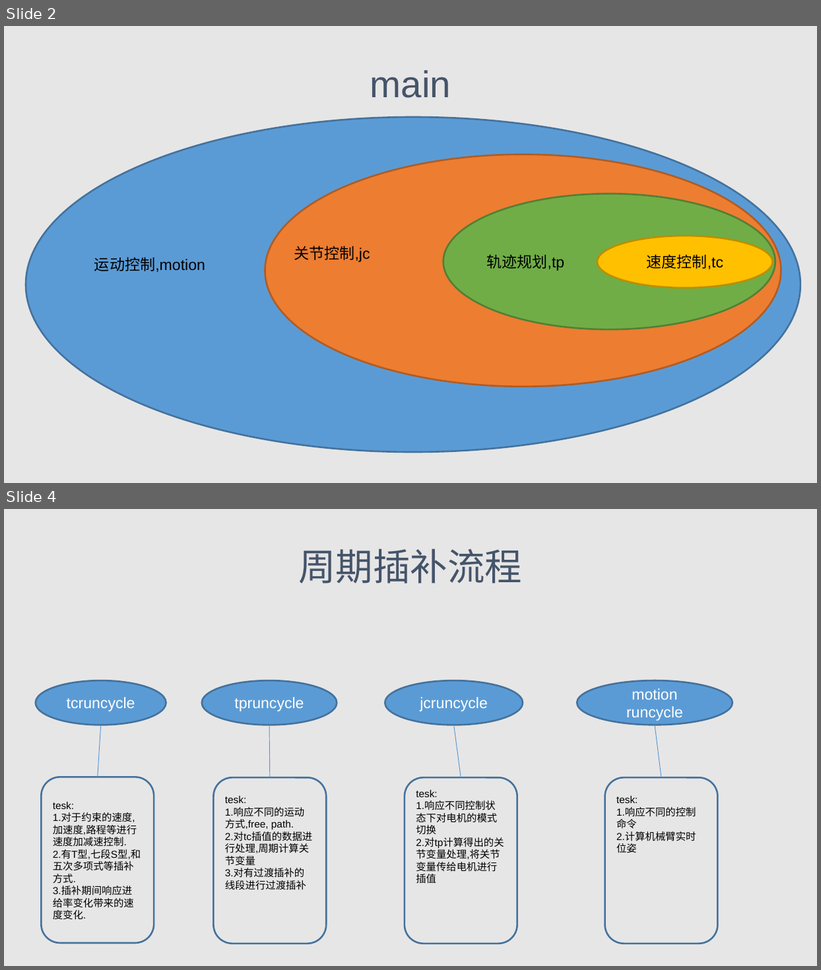
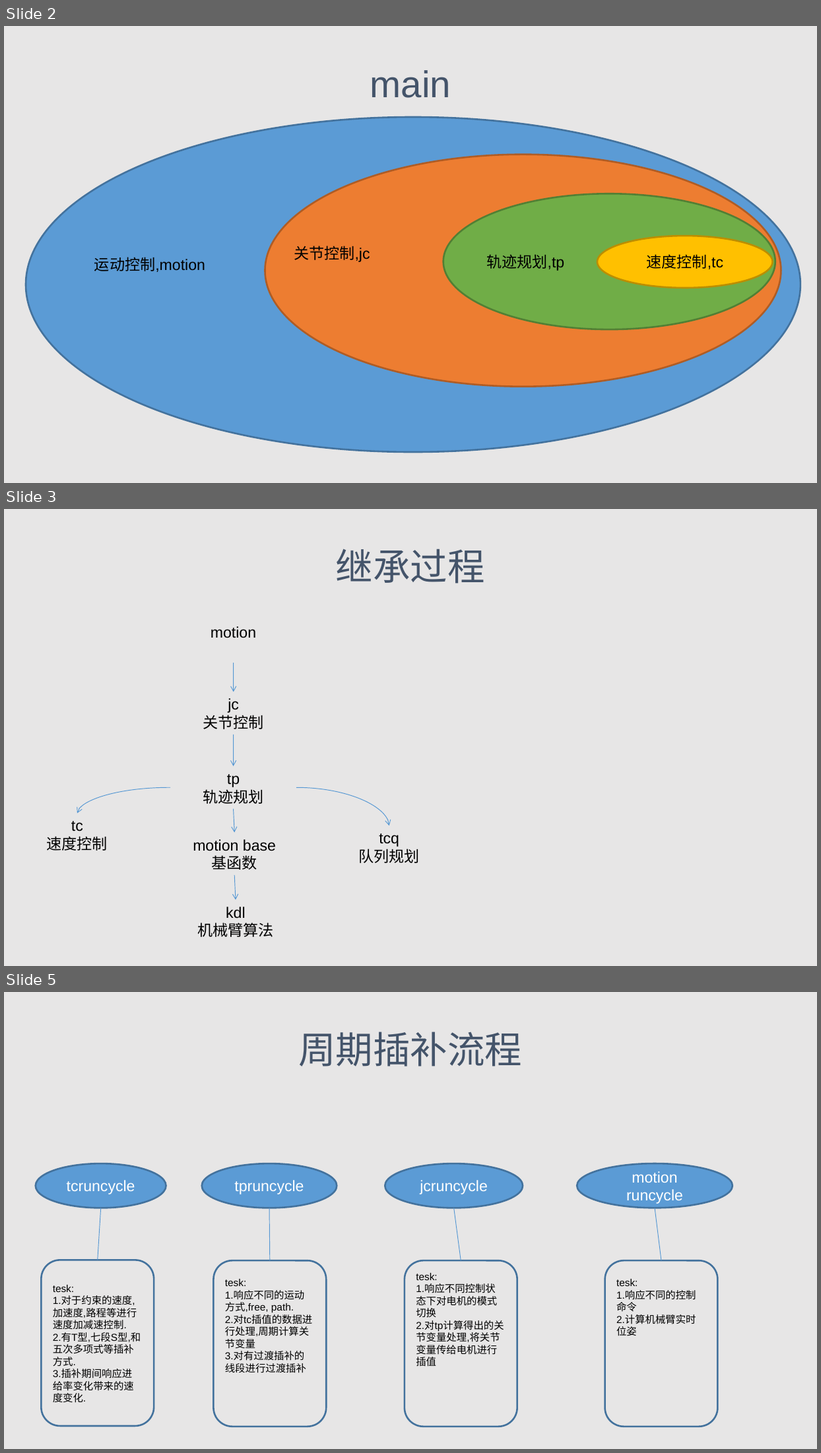
Before and after one commit to wenphi/about_by, a slide deck: motion流程演示.pptx. Shown one above the other, each under a label of ours: slides 2 and 4 before the commit, slides 2, 3 and 5 after it; the slides between them are not shown. The pictures are 821x970 and 821x1453 pixels, drawn with LibreOffice and Linux fonts; fonts in the diff are those of the drawing. Boxes give left, top, right and bottom in pixels: in the first picture for what was removed or moved away, otherwise in the second. Text is boxed around its words. In the diff, an @@ line names an element or a change of style, - is before the commit and + after.

```diff
--- a/motion流程演示.pptx
+++ b/motion流程演示.pptx
@@ slide 3 added at (x1=4, y1=509, x2=817, y2=966), background #E7E6E6 @@
@@ title added at (x1=336, y1=549, x2=485, y2=584), 44 pt, text #44546A @@
+继承过程
@@ text added at (x1=211, y1=626, x2=256, y2=638), 18 pt, text #000000 @@
+motion
@@ arrow added from (234, 663) to (234, 692), #5698D3 0.75 pt @@
@@ text added at (x1=203, y1=698, x2=264, y2=729), 18 pt, text #000000 @@
+jc
+关节控制
@@ arrow added from (234, 735) to (234, 766), #5698D3 0.75 pt @@
@@ text added at (x1=203, y1=774, x2=263, y2=804), 18 pt, text #000000 @@
+tp
+轨迹规划
@@ curved arrow added from (170, 788) to (77, 813), #5698D3 0.75 pt @@
@@ curved arrow added from (296, 788) to (389, 826), #5698D3 0.75 pt @@
@@ text added at (x1=47, y1=821, x2=108, y2=851), 18 pt, text #000000 @@
+tc
+速度控制
@@ arrow added from (234, 809) to (234, 833), #5698D3 0.75 pt @@
@@ text added at (x1=193, y1=840, x2=276, y2=870), 18 pt, text #000000 @@
+motion base
+基函数
@@ text added at (x1=358, y1=834, x2=419, y2=863), 18 pt, text #000000 @@
+tcq
+队列规划
@@ arrow added from (234, 875) to (236, 900), #5698D3 0.75 pt @@
@@ text added at (x1=197, y1=907, x2=273, y2=937), 18 pt, text #000000 @@
+kdl
+机械臂算法
@@ what was slide 4 is now slide 5 @@
```
Also in this commit, not shown: 1 slide changed, 1 other file.
